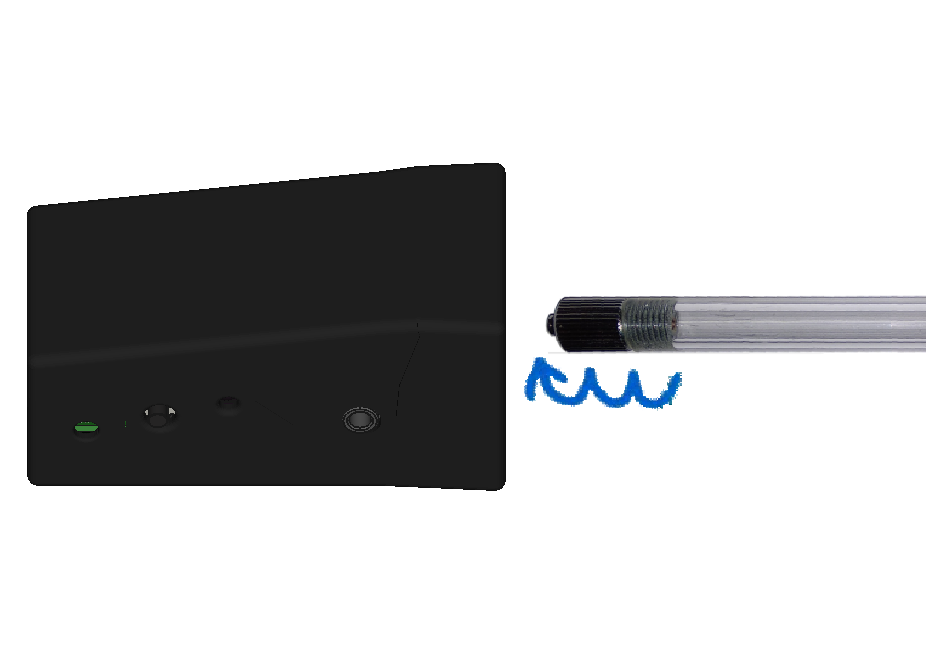
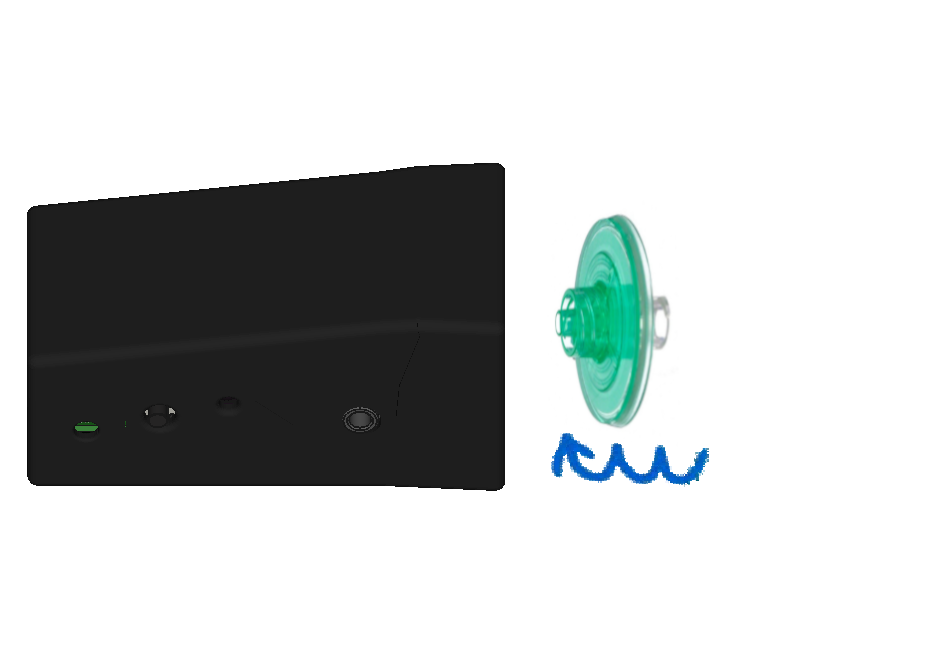
Two versions of the same layered image (926 x 669). Layer-by-layer changes:
painted on "Pasted Layer" over [524, 356, 709, 487]
added layer "Pasted Layer #1" above "s14p1.png" over [546, 211, 682, 453]
painted on "s14p1.png" over [505, 172, 926, 482]
